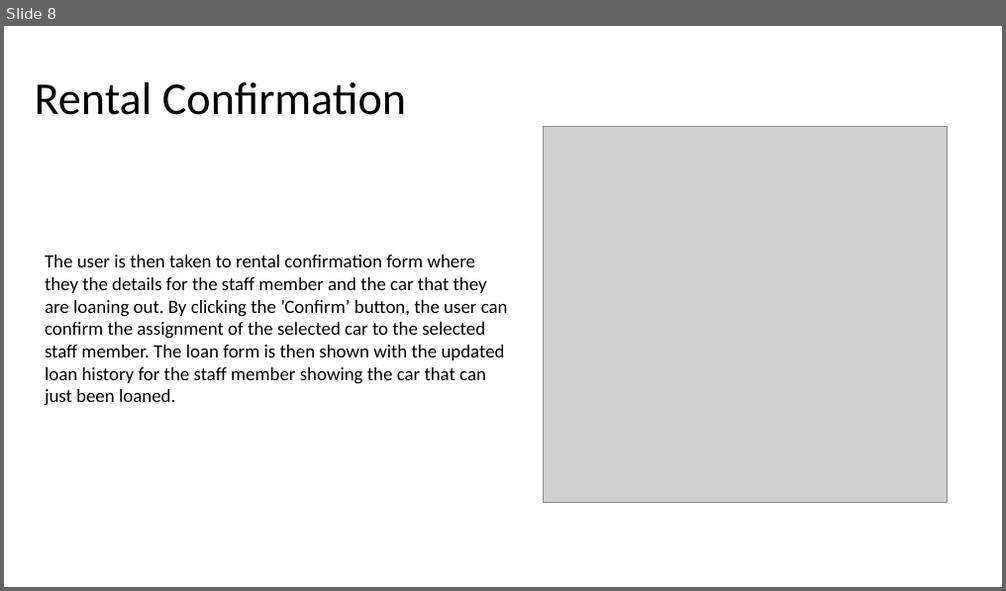
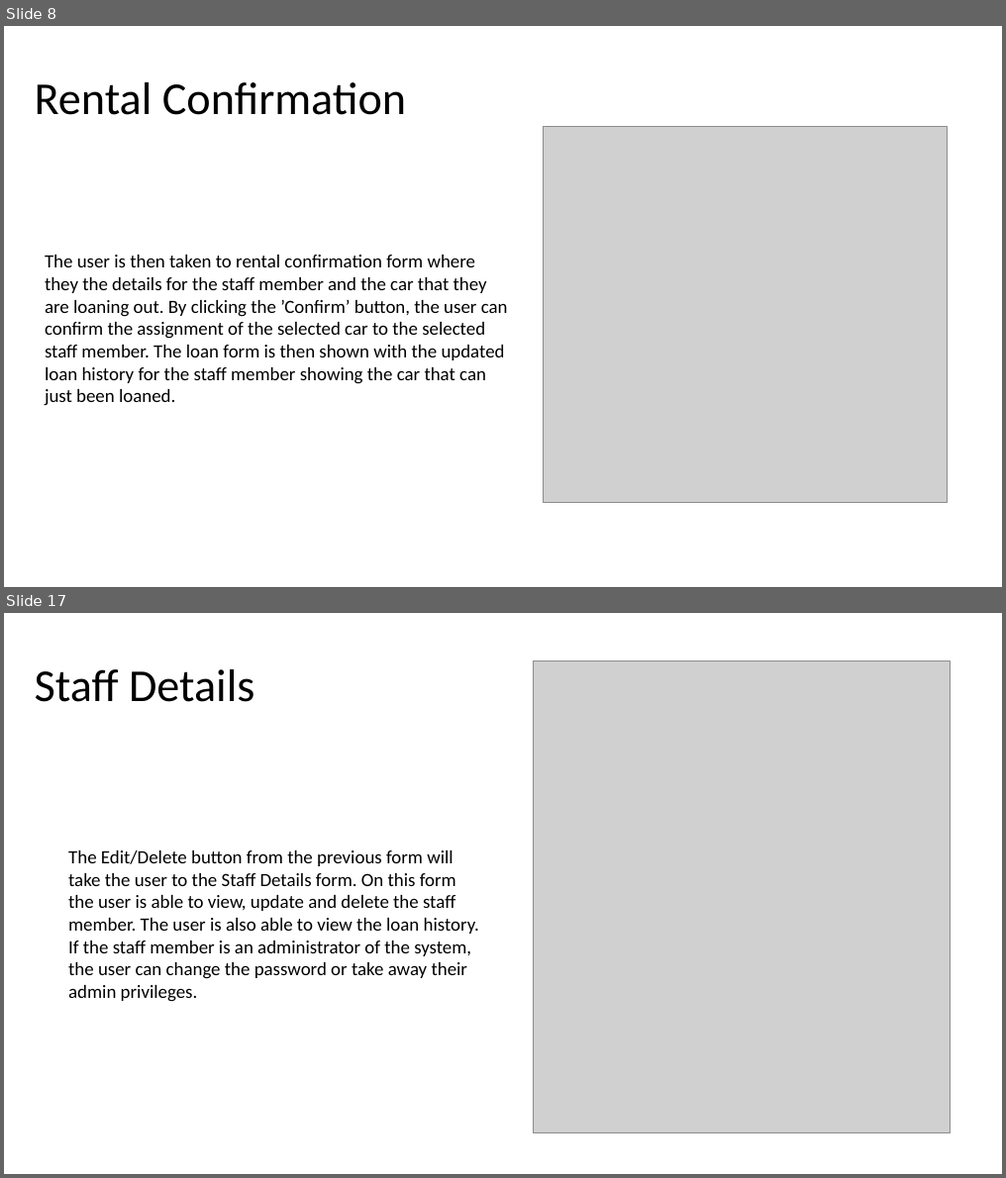
Before and after one commit to DanDecrypted/UniSystems, a slide deck: Walkthrough.pptx. Shown one above the other, each under a label of ours: slide 8 before the commit, slides 8 and 17 after it; the slides between them are not shown. The pictures are 1006x591 and 1006x1178 pixels, drawn with LibreOffice and Linux fonts; fonts in the diff are those of the drawing; grey boxes stand for pictures. Boxes give left, top, right and bottom in pixels: in the first picture for what was removed or moved away, otherwise in the second. Text is boxed around its words. In the diff, an @@ line names an element or a change of style, - is before the commit and + after.

```diff
--- a/Walkthrough.pptx
+++ b/Walkthrough.pptx
@@ slide 17 added at [4, 613, 1002, 1174], background #FFFFFF @@
@@ text added at [35, 669, 254, 702], 44 pt, text #000000 @@
+Staff Details
@@ picture added at [534, 661, 950, 1134] @@
@@ text added at [68, 851, 479, 1002], 18 pt, text #000000 @@
+The Edit/Delete button from the previous form will take the user to the Staff Details form. On this form the user is able to view, update and delete the staff member. The user is also able to view the loan history. If the staff member is an administrator of the system, the user can change the password or take away their admin privileges.
```
Also in this commit, not shown: 2 slides changed, 10 other slides added, 4 other files.
